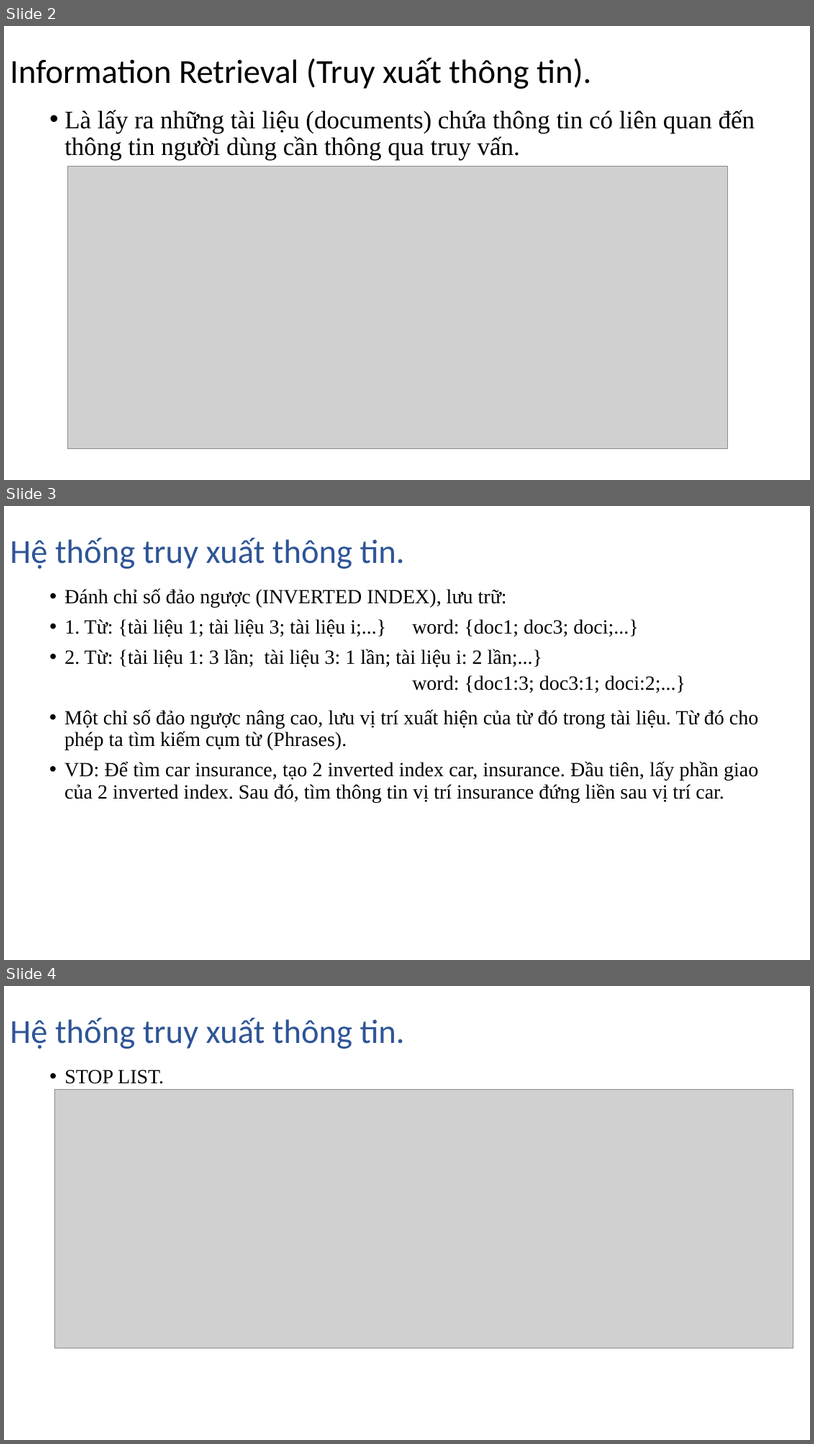
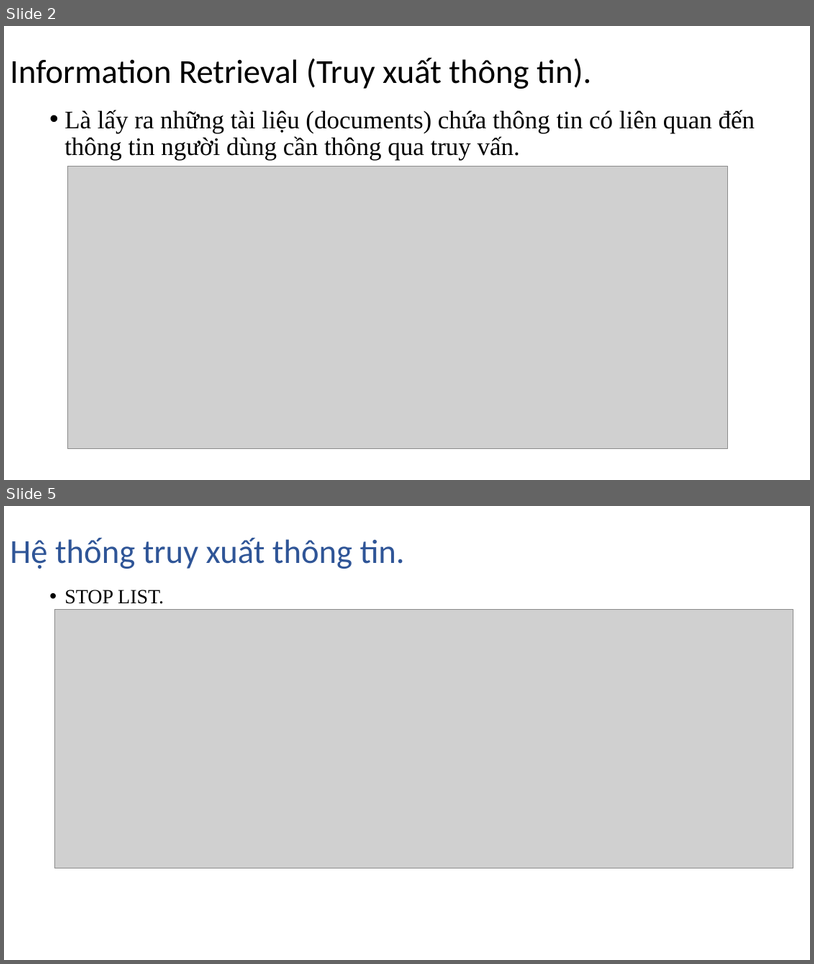
Before and after one commit to NghiLamPhuc/NLP., a slide deck: IR/Presentation1.pptx. Shown one above the other, each under a label of ours: slides 2, 3 and 4 before the commit, slides 2 and 5 after it; the slides between them are not shown. The pictures are 814x1444 and 814x964 pixels, drawn with LibreOffice and Linux fonts; fonts in the diff are those of the drawing; grey boxes stand for pictures. Boxes give left, top, right and bottom in pixels: in the first picture for what was removed or moved away, otherwise in the second. Text is boxed around its words. In the diff, an @@ line names an element or a change of style, - is before the commit and + after.

```diff
--- a/IR/Presentation1.pptx
+++ b/IR/Presentation1.pptx
@@ slide 3 removed at <box>4,506,810,960</box>, background #FFFFFF @@
@@ title removed at <box>10,538,405,569</box> @@
-Hệ thống truy xuất thông tin.
@@ text removed at <box>64,588,686,692</box> @@
-• Đánh chỉ số đảo ngược (INVERTED INDEX), lưu trữ:
-• 1. Từ: {tài liệu 1; tài liệu 3; tài liệu i;...} word: {doc1; doc3; doci;...}
-• 2. Từ: {tài liệu 1: 3 lần; tài liệu 3: 1 lần; tài liệu i: 2 lần;...}
-                word: {doc1:3; doc3:1; doci:2;...}
@@ text removed at <box>64,709,759,802</box> @@
-• Một chỉ số đảo ngược nâng cao, lưu vị trí xuất hiện của từ đó trong tài liệu. Từ đó cho phép ta tìm kiếm cụm từ (Phrases).
-• VD: Để tìm car insurance, tạo 2 inverted index car, insurance. Đầu tiên, lấy phần giao của 2 inverted index. Sau đó, tìm thông tin vị trí insurance đứng liền sau vị trí car.
@@ what was slide 4 is now slide 5 @@
```
Also in this commit, not shown: 2 slides added, 1 other file.
